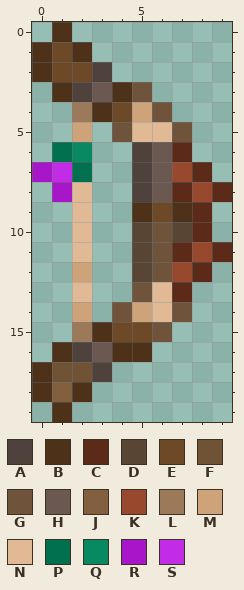
Two states of a pixel-art sprite, Items/MakeshiftBow.png. Above: the version before the commit.
The file is 20x40 pixels, drawn in blocks of 2x2; one block is one cell here.
Palette (. is transparent): A #4f423d  B #4d3219  C #5c2a18  D #584533  E #6d4927  F #705235  G #6f543b  H #6b5851  J #815f3f  K #98492d  L #9c7958  M #cea379  N #e1ba95  P #00704e  Q #098961  R #a816ca  S #c32ce7
Pixels before, first column x 0:
 0 .B........
 1 BEB.......
 2 BEEA......
 3 .BAHBG....
 4 ..LBEMG...
 5 ..M.GNNG..
 6 .PQ..AHC..
 7 RSP..AHKC.
 8 .RN..AHCKC
 9 ..N..BEBC.
10 ..N..DGDC.
11 ..N..DGCKC
12 ..M..DGKC.
13 ..N..GNC..
14 ..M.GMNG..
15 ..LBEEG...
16 .BAHBB....
17 BFFA......
18 BJB.......
19 .B........
And afterwards:
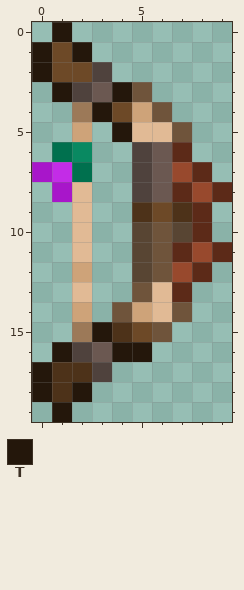
Colours new in this view: T #24170b
What changed:
y 0: x 1 B -> T
y 1: x 0 B -> T; x 2 B -> T
y 2: x 0 B -> T
y 3: x 1 B -> T; x 4 B -> T
y 4: x 3 B -> T
y 5: x 4 G -> T
y 15: x 3..4 BE -> TB
y 16: x 1 B -> T; x 4..5 BB -> TT
y 17: x 0..2 BFF -> TBB
y 18: x 0..2 BJB -> TBT
y 19: x 1 B -> T
Boxes around the changes in both pictures, in picture pixels (x1, y1, x2, y2):
changed: (32, 22, 132, 142)
changed: (32, 322, 152, 422)
